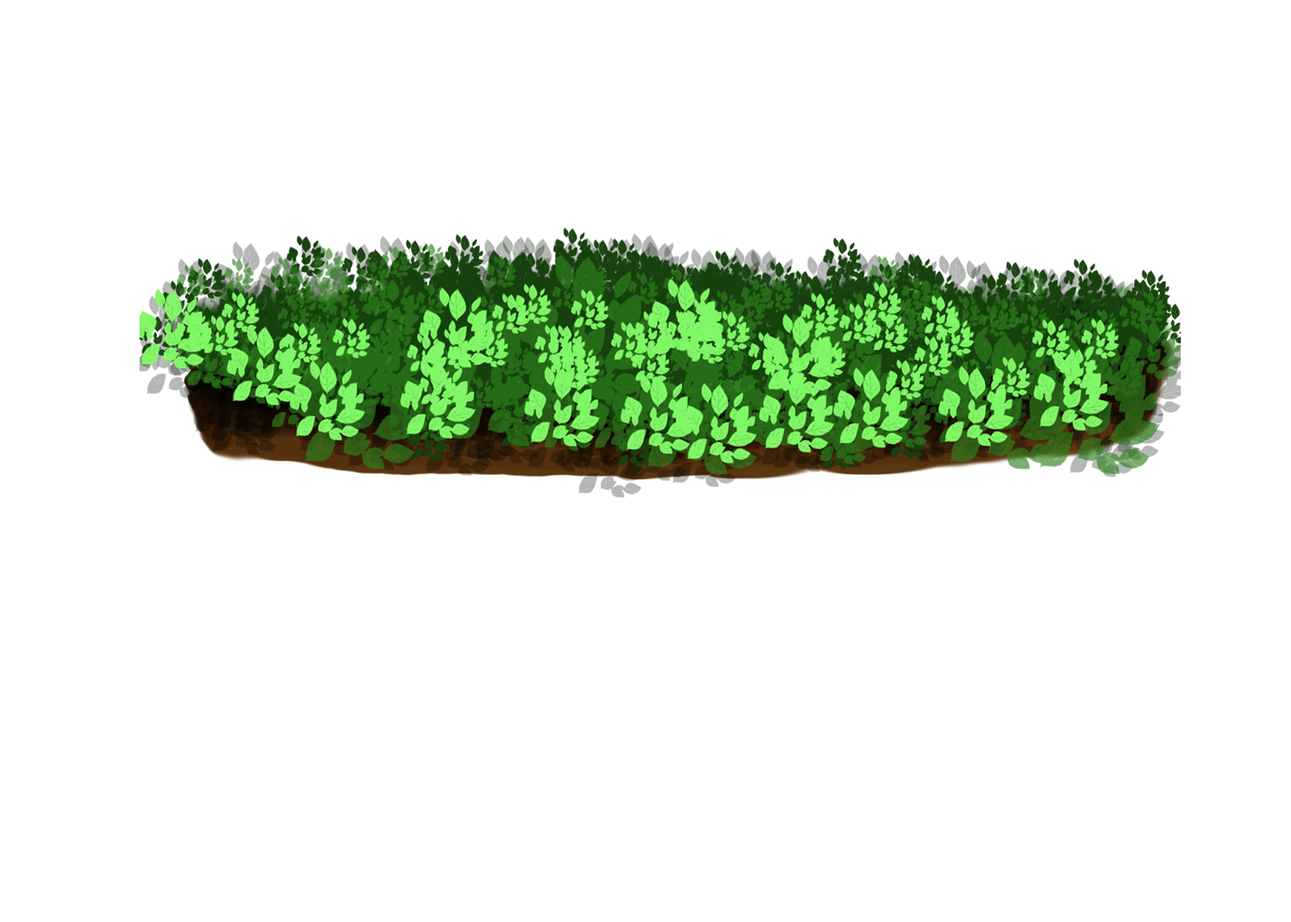
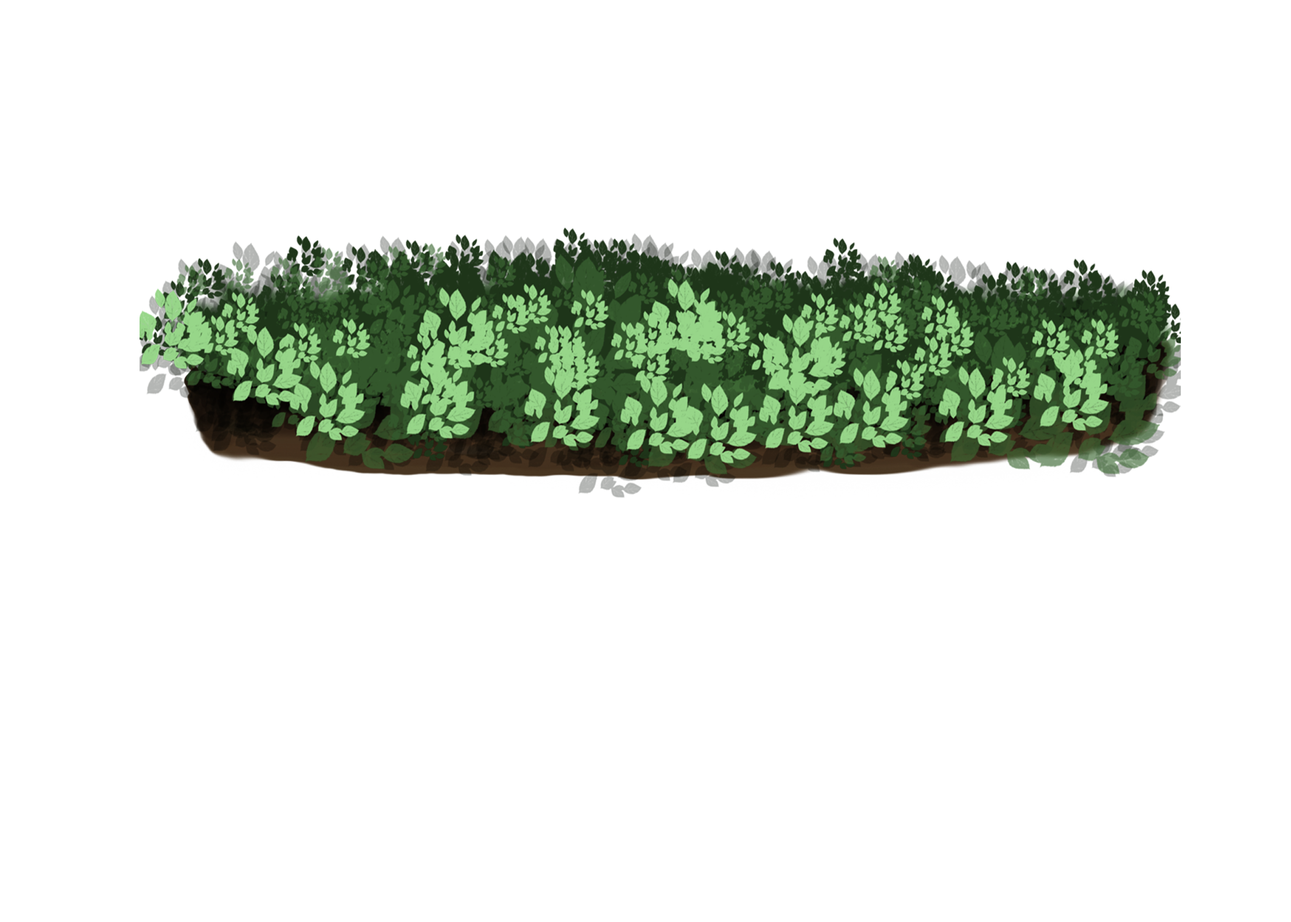
Two versions of the same layered image (1291×922). Layer-by-layer changes:
renamed "GreenGrass" to "GreenGrass.psd", painted on it over [139, 227, 1182, 481]
